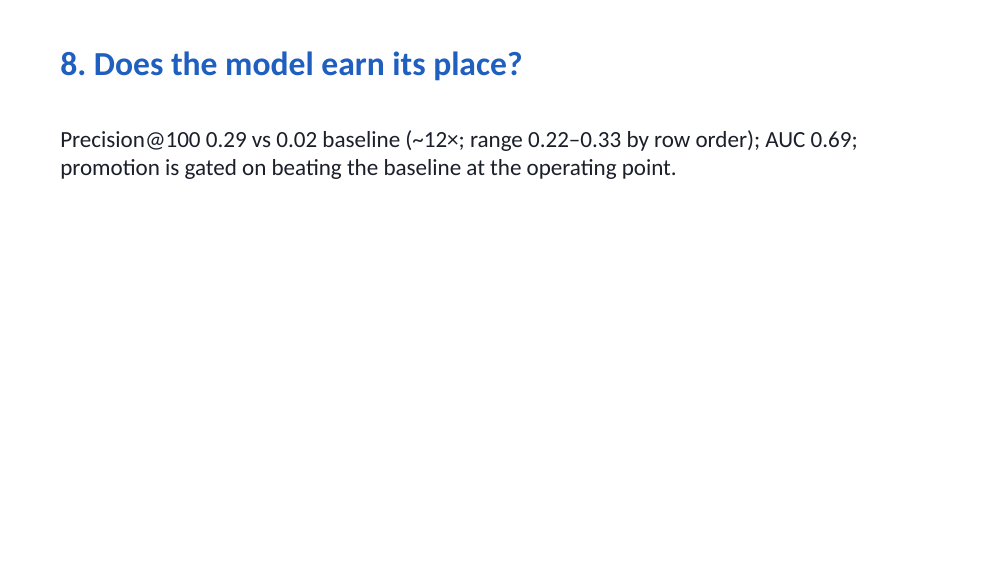
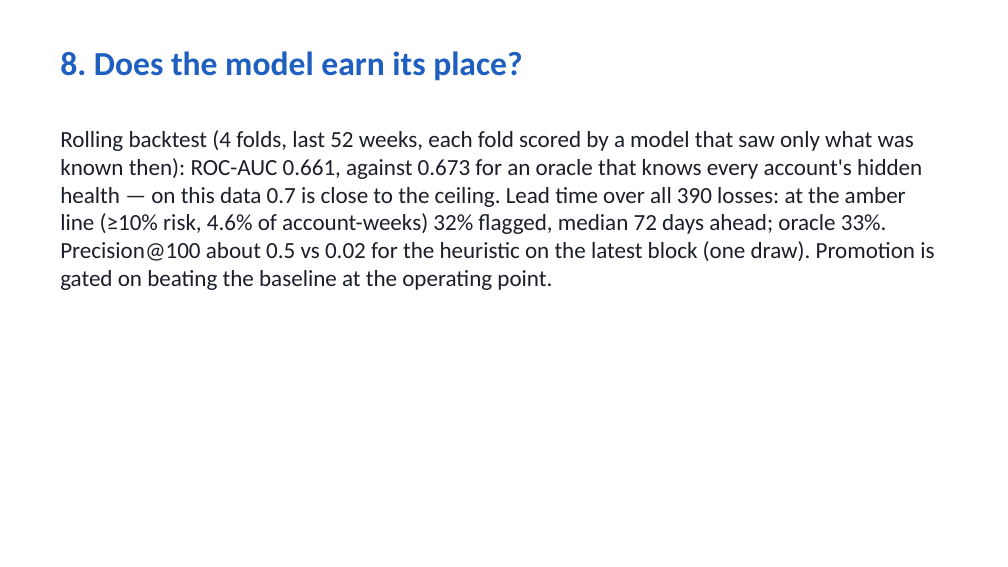
Before and after one commit to akhilpdas/fello-pulse, a slide deck: slide 9 of docs/Pulse_deck.pptx. Drawn at 1008x567 pixels with LibreOffice and Linux fonts; fonts in the diff are those of the drawing. Boxes give left, top, right and bottom in pixels: in the first picture for what was removed or moved away, otherwise in the second. Text is boxed around its words. In the diff, an @@ line names an element or a change of style, - is before the commit and + after.

```diff
--- a/docs/Pulse_deck.pptx
+++ b/docs/Pulse_deck.pptx
@@ text at <box>60,130,934,290</box>: text changed @@
-Precision@100 0.29 vs 0.02 baseline (~12×; range 0.22–0.33 by row order); AUC 0.69; promotion is gated on beating the baseline at the operating point.
+Rolling backtest (4 folds, last 52 weeks, each fold scored by a model that saw only what was known then): ROC-AUC 0.661, against 0.673 for an oracle that knows every account's hidden health — on this data 0.7 is close to the ceiling. Lead time over all 390 losses: at the amber line (≥10% risk, 4.6% of account-weeks) 32% flagged, median 72 days ahead; oracle 33%. Precision@100 about 0.5 vs 0.02 for the heuristic on the latest block (one draw). Promotion is gated on beating the baseline at the operating point.
```
Also in this commit, not shown: 3 other slides changed, 30 other files.
